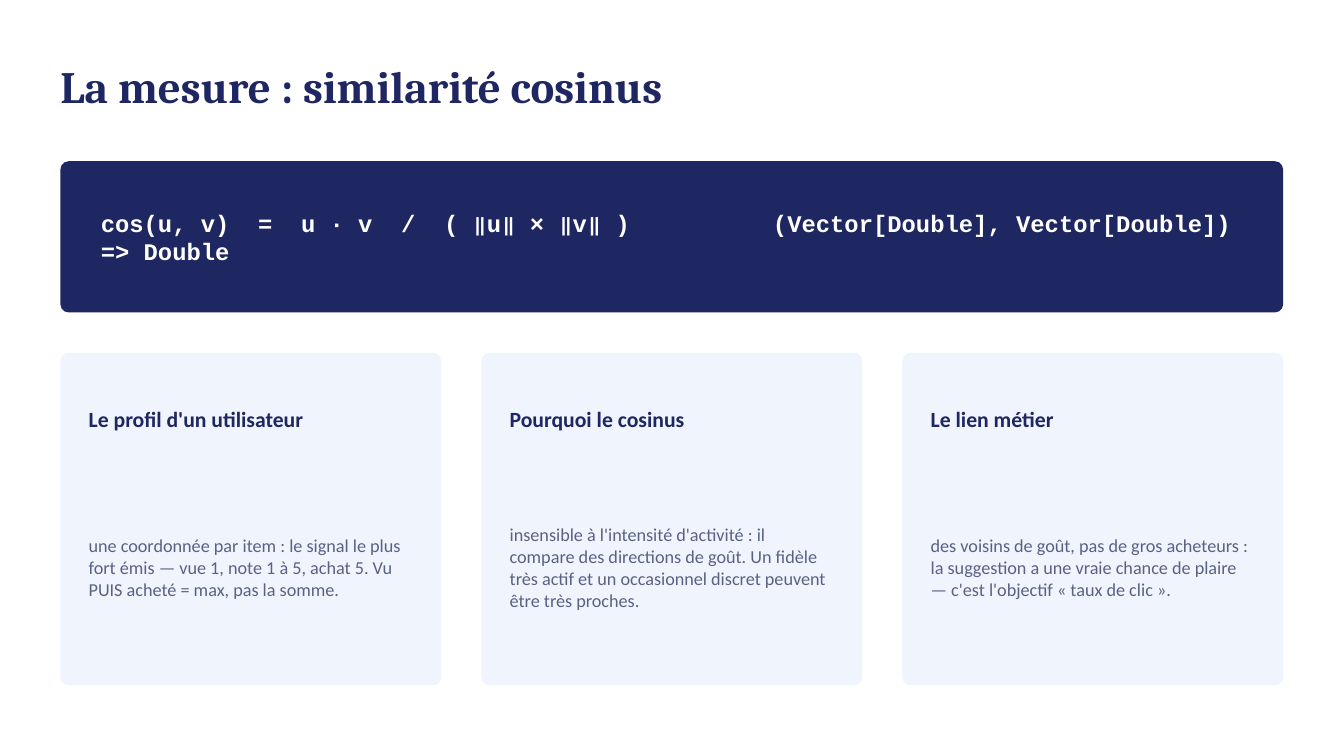
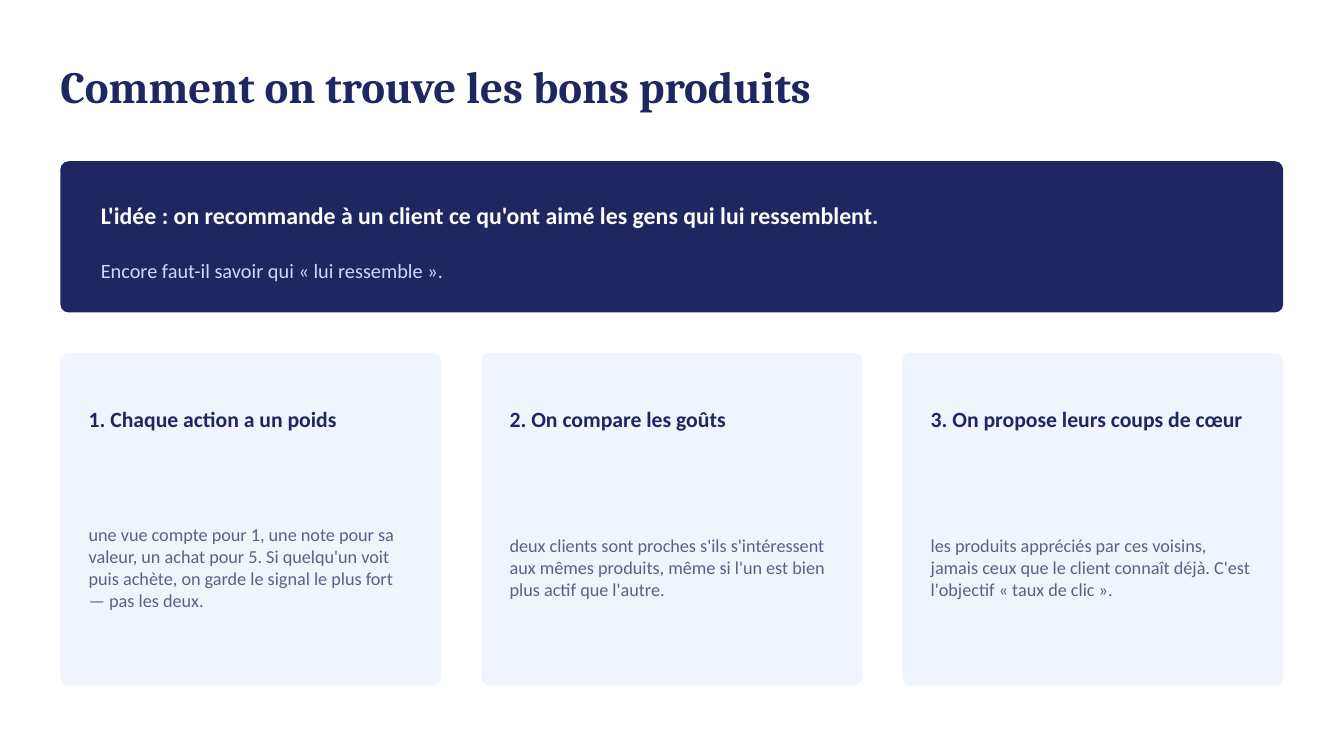
Before and after one commit to afthegamer/sujet2-moteur-recommandation, a slide deck: slide 5 of SOUTENANCE.pptx. Drawn at 1344x756 pixels with LibreOffice and Linux fonts; fonts in the diff are those of the drawing. Boxes give left, top, right and bottom in pixels: in the first picture for what was removed or moved away, otherwise in the second. Text is boxed around its words. In the diff, an @@ line names an element or a change of style, - is before the commit and + after.

```diff
--- a/SOUTENANCE.pptx
+++ b/SOUTENANCE.pptx
@@ text at [60,72,811,113]: text changed @@
-La mesure : similarité cosinus
+Comment on trouve les bons produits
@@ text at [101,207,878,282]: text changed; font Courier New to Calibri @@
-cos(u, v) = u · v / ( ‖u‖ × ‖v‖ ) (Vector[Double], Vector[Double]) => Double
+L'idée : on recommande à un client ce qu'ont aimé les gens qui lui ressemblent.
+Encore faut-il savoir qui « lui ressemble ».
@@ text at [89,411,337,431]: text changed @@
-Le profil d'un utilisateur
+1. Chaque action a un poids
@@ text at [510,411,726,431]: text changed @@
-Pourquoi le cosinus
+2. On compare les goûts
@@ text at [931,411,1243,431]: text changed @@
-Le lien métier
+3. On propose leurs coups de cœur
@@ text at [89,529,394,610]: text changed @@
-une coordonnée par item : le signal le plus fort émis — vue 1, note 1 à 5, achat 5. Vu PUIS acheté = max, pas la somme.
+une vue compte pour 1, une note pour sa valeur, un achat pour 5. Si quelqu'un voit puis achète, on garde le signal le plus fort — pas les deux.
@@ text at [510,539,824,599]: text changed @@
-insensible à l'intensité d'activité : il compare des directions de goût. Un fidèle très actif et un occasionnel discret peuvent être très proches.
+deux clients sont proches s'ils s'intéressent aux mêmes produits, même si l'un est bien plus actif que l'autre.
@@ text at [931,539,1250,599]: text changed @@
-des voisins de goût, pas de gros acheteurs : la suggestion a une vraie chance de plaire — c'est l'objectif « taux de clic ».
+les produits appréciés par ces voisins, jamais ceux que le client connaît déjà. C'est l'objectif « taux de clic ».
```
Also in this commit, not shown: 4 other slides changed.
